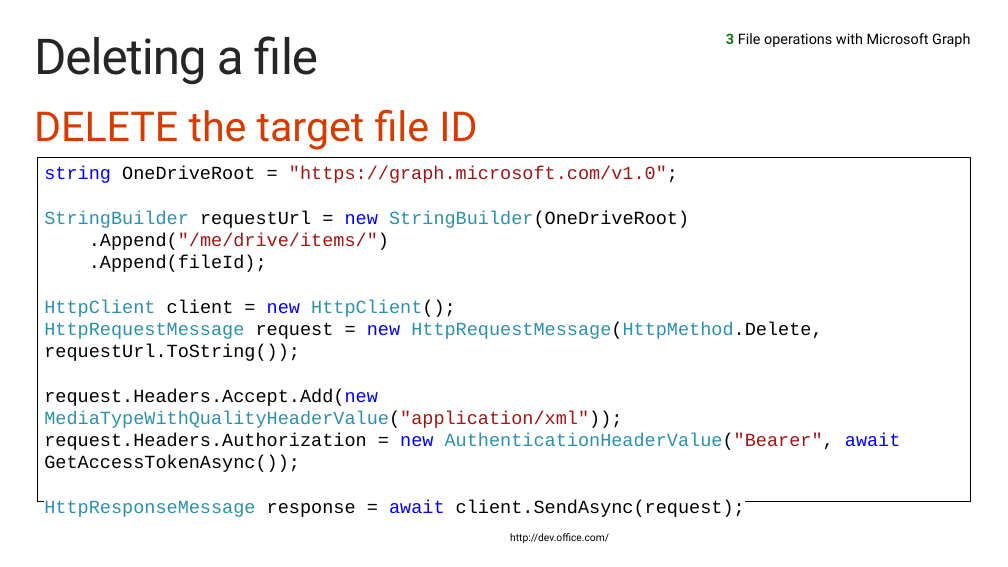
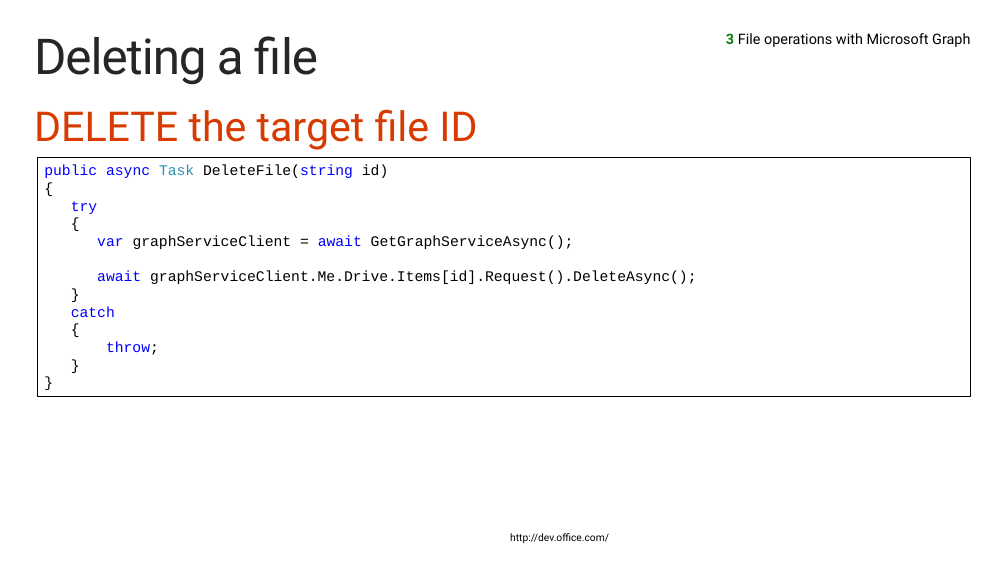
Before and after one commit to OfficeDev/TrainingContent, a slide deck: slide 25 of O3653/O3653-3 Deep Dive into Office 365 APIs for OneDrive for Business/O3653-3 Deep Dive into Office 365 APIs for OneDrive for Business.pptx. Drawn at 1008x567 pixels with LibreOffice and Linux fonts; fonts in the diff are those of the drawing; background and template pictures are left out. Boxes give left, top, right and bottom in pixels: in the first picture for what was removed or moved away, otherwise in the second. Text is boxed around its words. In the diff, an @@ line names an element or a change of style, - is before the commit and + after.

```diff
--- a/O3653/O3653-3 Deep Dive into Office 365 APIs for OneDrive for Business/O3653-3 Deep Dive into Office 365 APIs for OneDrive for Business.pptx
+++ b/O3653/O3653-3 Deep Dive into Office 365 APIs for OneDrive for Business/O3653-3 Deep Dive into Office 365 APIs for OneDrive for Business.pptx
@@ rectangle "public async Task DeleteFile(string id)": place and size @@
-rectangle "public async Task DeleteFile(string id)" at (37, 157, 971, 501)
+rectangle "public async Task DeleteFile(string id)" at (37, 157, 971, 397)
@@ text in rectangle at (44, 165, 696, 355): text changed; size 18 to 14.3 pt @@
-string OneDriveRoot = "https://graph.microsoft.com/v1.0";
-StringBuilder requestUrl = new StringBuilder(OneDriveRoot)
-.Append("/me/drive/items/")
-.Append(fileId);
-HttpClient client = new HttpClient();
-HttpRequestMessage request = new HttpRequestMessage(HttpMethod.Delete, requestUrl.ToString());
-request.Headers.Accept.Add(new MediaTypeWithQualityHeaderValue("application/xml"));
-request.Headers.Authorization = new AuthenticationHeaderValue("Bearer", await GetAccessTokenAsync());
-HttpResponseMessage response = await client.SendAsync(request);
+public async Task DeleteFile(string id)
+{
+try
+{
+var graphServiceClient = await GetGraphServiceAsync();
+await graphServiceClient.Me.Drive.Items[id].Request().DeleteAsync();
+}
+catch
+{
+throw;
+}
+}
```
Also in this commit, not shown: 2 other slides changed, 7 other files.
